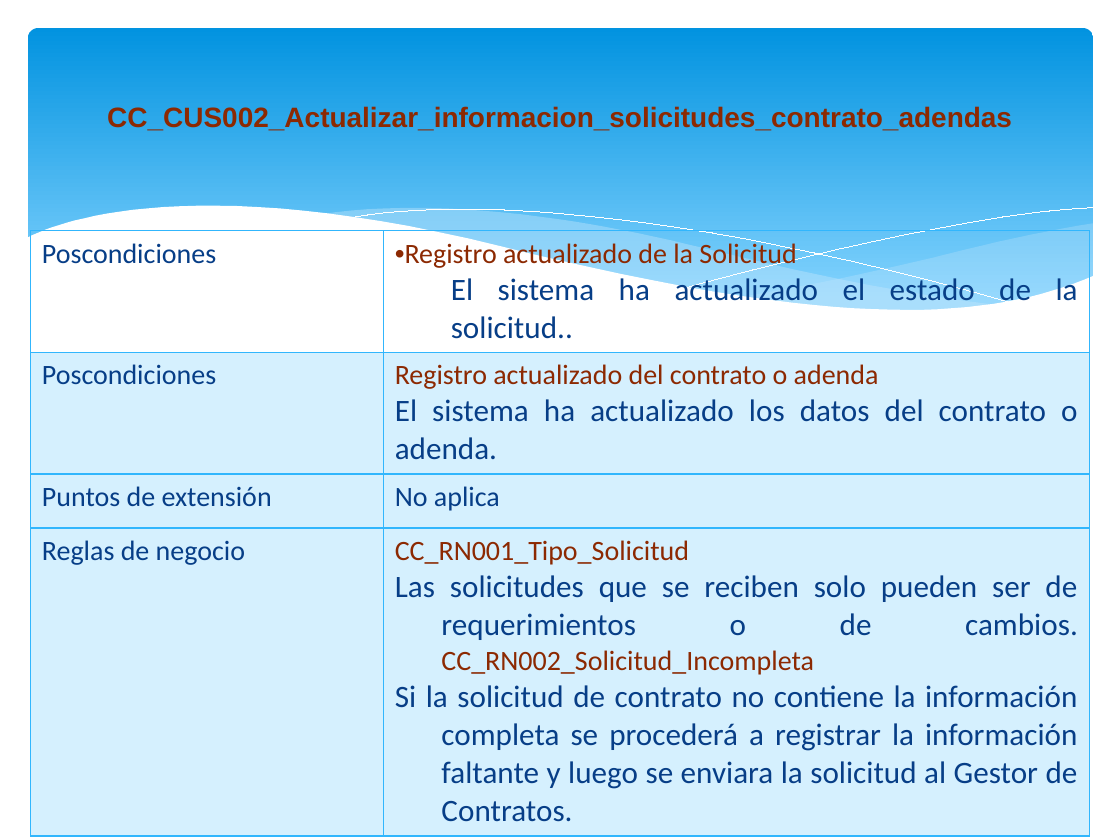
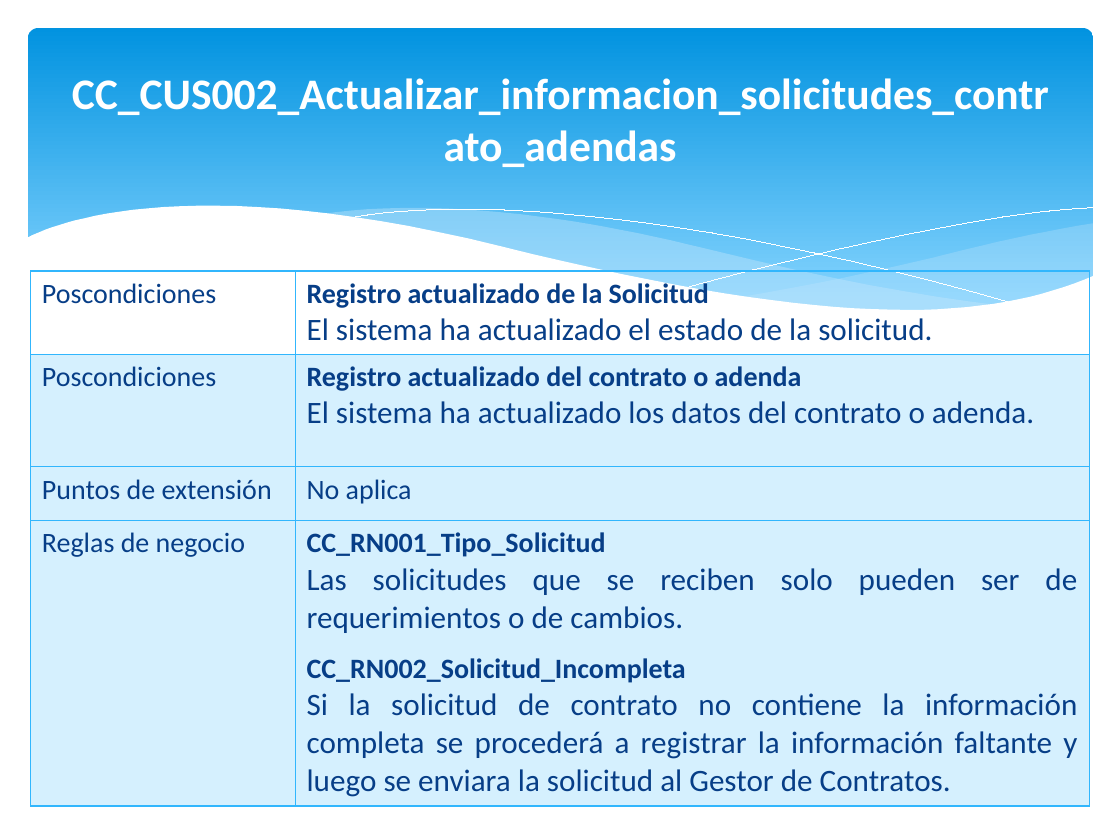
Before and after one commit to orlysemperfi/tp2-contratos-clientes, a slide deck: slide 18 of ITERACION 3/SUB ITERACION 4/PPT SUB-ITERACION 4 v1.1.pptx (slide 14 before the commit). Drawn at 1120x840 pixels with LibreOffice and Linux fonts; fonts in the diff are those of the drawing. Boxes give left, top, right and bottom in pixels: in the first picture for what was removed or moved away, otherwise in the second. Text is boxed around its words. In the diff, an @@ line names an element or a change of style, - is before the commit and + after.

```diff
--- a/ITERACION 3/SUB ITERACION 4/PPT SUB-ITERACION 4 v1.1.pptx
+++ b/ITERACION 3/SUB ITERACION 4/PPT SUB-ITERACION 4 v1.1.pptx
@@ text "CC_CUS002_Actualizar_informacion_solicitudes_contrato_adenda ..." at (72,78,1049,167): size 18 to 28 pt, font Arial to Calibri, text colour #8C2902 to #FFFFFF; line spacing 0.9 to 1 @@
@@ table at (30,271,1089,801) @@
-row 1, column 2: Registro actualizado de la Solicitud / El sistema ha actualizado el estado de la solicitud..
+row 1, column 2: Registro actualizado de la Solicitud / El sistema ha actualizado el estado de la solicitud.
-row 4, column 2: CC_RN001_Tipo_Solicitud / Las solicitudes que se reciben solo pueden ser de requerimientos o de cambios. CC_RN002_Solicitud_Incompleta / Si la solicitud de contrato no contiene la información completa se procederá a registrar la información faltante y luego se enviara la solicitud al Gestor de Contratos.
+row 4, column 2: CC_RN001_Tipo_Solicitud / Las solicitudes que se reciben solo pueden ser de requerimientos o de cambios. / CC_RN002_Solicitud_Incompleta / Si la solicitud de contrato no contiene la información completa se procederá a registrar la información faltante y luego se enviara la solicitud al Gestor de Contratos.
@@ text colour #8C2902 to #073E87, bold on in "Registro actualizado del contrato o adenda" @@
@@ table: place and size @@
-table at (30,231,1089,826)
+table at (30,271,1089,801)
```
Also in this commit, not shown: 16 other slides changed, 4 slides added, 1 other file.
